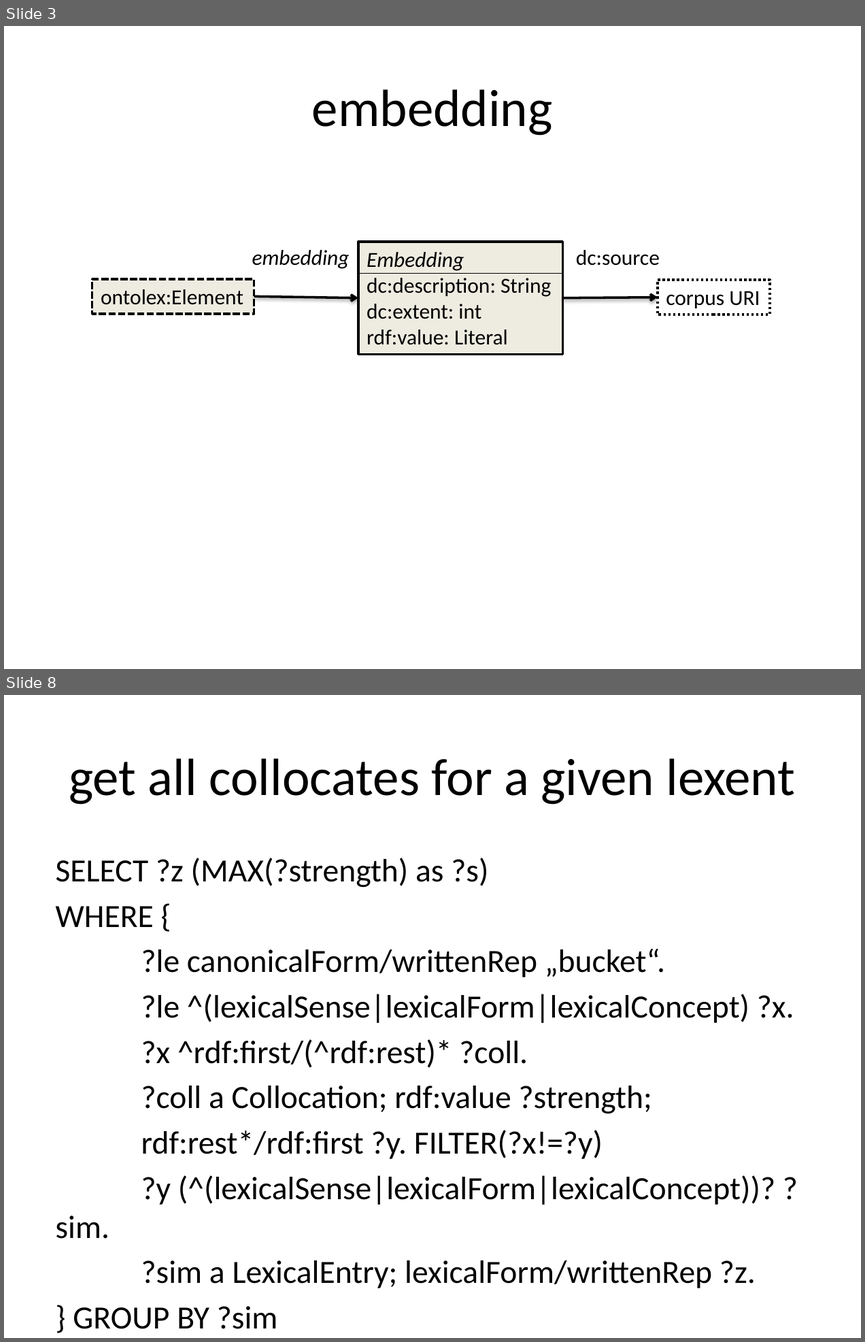
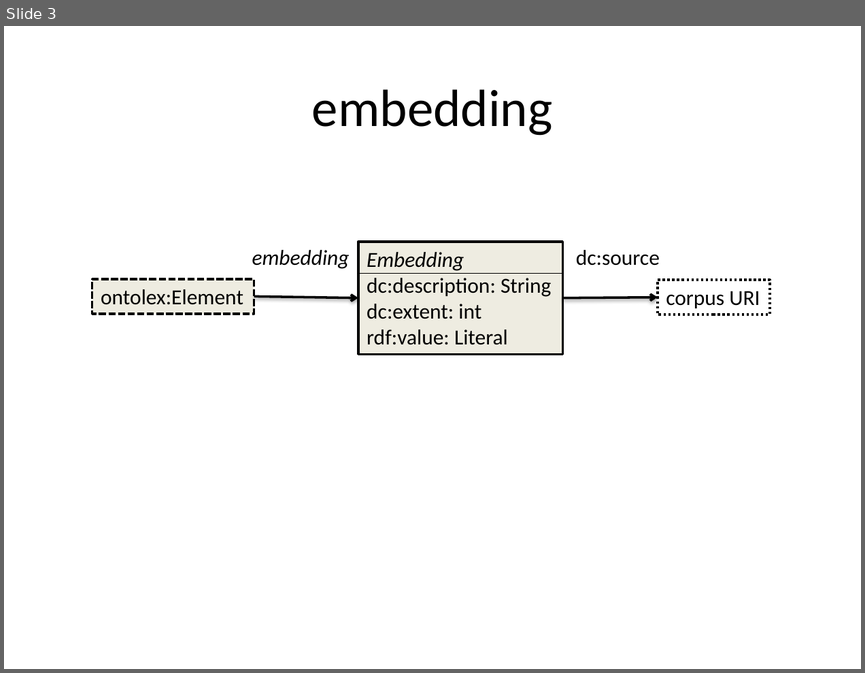
Before and after one commit to ontolex/frequency-attestation-corpus-information, a slide deck: img/source.pptx. Shown one above the other, each under a label of ours: slides 3 and 8 before the commit, slide 3 after it; the slides between them are not shown. The pictures are 865x1342 and 865x673 pixels, drawn with LibreOffice and Linux fonts; fonts in the diff are those of the drawing. Boxes give left, top, right and bottom in pixels: in the first picture for what was removed or moved away, otherwise in the second. Text is boxed around its words. In the diff, an @@ line names an element or a change of style, - is before the commit and + after.

Commit message:
collocation / similarity

```diff
--- a/img/source.pptx
+++ b/img/source.pptx
@@ slide 8 removed at (4, 695, 861, 1338), background #FFFFFF @@
@@ title removed at (69, 758, 796, 804) @@
-get all collocates for a given lexent
@@ text removed at (56, 858, 794, 1329) @@
-SELECT ?z (MAX(?strength) as ?s)
-WHERE {
-?le canonicalForm/writtenRep „bucket“.
-?le ^(lexicalSense|lexicalForm|lexicalConcept) ?x.
-?x ^rdf:first/(^rdf:rest)* ?coll.
-?coll a Collocation; rdf:value ?strength;
-rdf:rest*/rdf:first ?y. FILTER(?x!=?y)
-?y (^(lexicalSense|lexicalForm|lexicalConcept))? ?sim.
-?sim a LexicalEntry; lexicalForm/writtenRep ?z.
-} GROUP BY ?sim
```
Also in this commit, not shown: 1 slide changed, 6 other slides removed, 1 other file.
